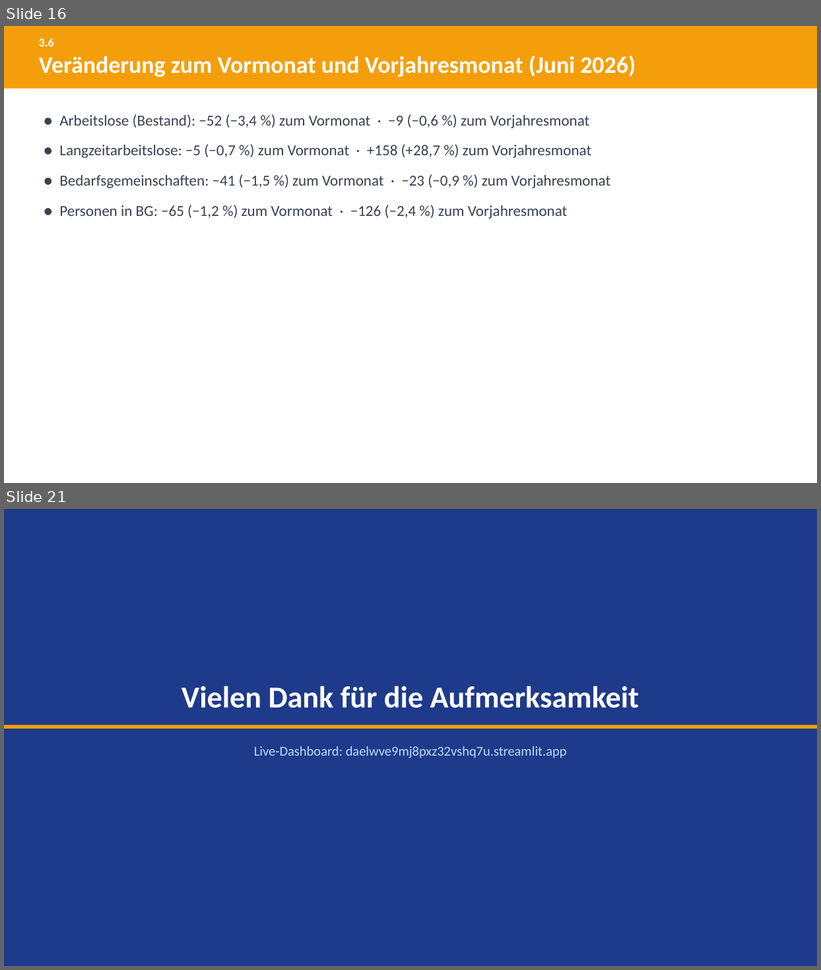
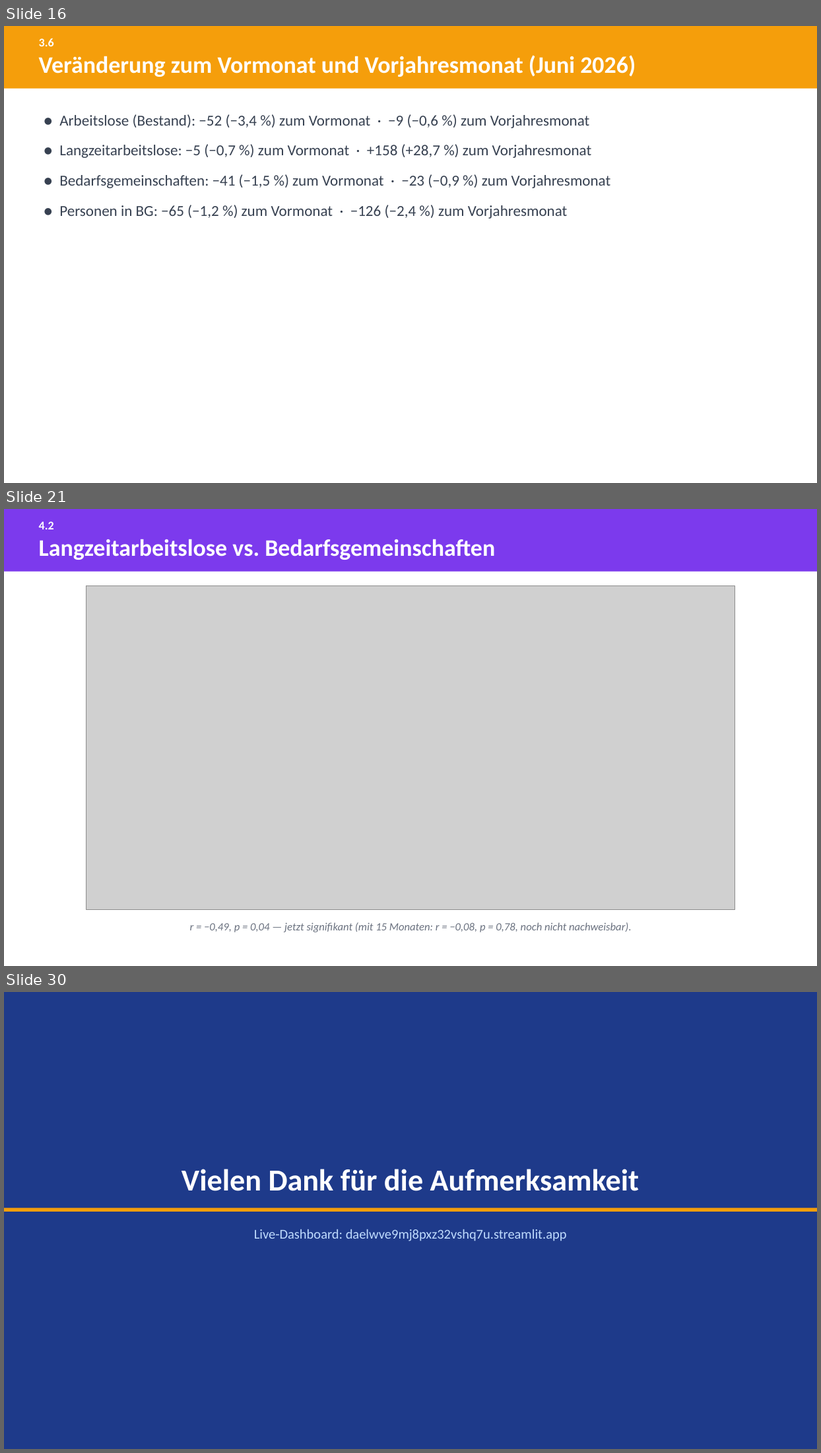
Before and after one commit to eufunk/arbeitsmarkt-regensburg, a slide deck: Dok/Projektpraesentation.pptx. Shown one above the other, each under a label of ours: slides 16 and 21 before the commit, slides 16, 21 and 30 after it; the slides between them are not shown. The pictures are 821x970 and 821x1453 pixels, drawn with LibreOffice and Linux fonts; fonts in the diff are those of the drawing; grey boxes stand for pictures. Boxes give left, top, right and bottom in pixels: in the first picture for what was removed or moved away, otherwise in the second. Text is boxed around its words. In the diff, an @@ line names an element or a change of style, - is before the commit and + after.

```diff
--- a/Dok/Projektpraesentation.pptx
+++ b/Dok/Projektpraesentation.pptx
@@ slide 21 added at (x1=4, y1=509, x2=817, y2=966), background #FFFFFF @@
@@ rectangle added at (x1=4, y1=509, x2=817, y2=571), fill #7C3AED @@
@@ text added at (x1=39, y1=522, x2=54, y2=529), 14 pt, text #FFFFFF, bold @@
+4.2
@@ text added at (x1=39, y1=539, x2=495, y2=560), 28 pt, text #FFFFFF, bold @@
+Langzeitarbeitslose vs. Bedarfsgemeinschaften
@@ picture added at (x1=86, y1=586, x2=734, y2=910) @@
@@ text added at (x1=190, y1=923, x2=632, y2=933), 13 pt, text #6B7280, italic @@
+r = −0,49, p = 0,04 — jetzt signifikant (mit 15 Monaten: r = −0,08, p = 0,78, noch nicht nachweisbar).
@@ what was slide 21 is now slide 30 @@
```
Also in this commit, not shown: 11 slides changed, 8 other slides added, 21 other files.
